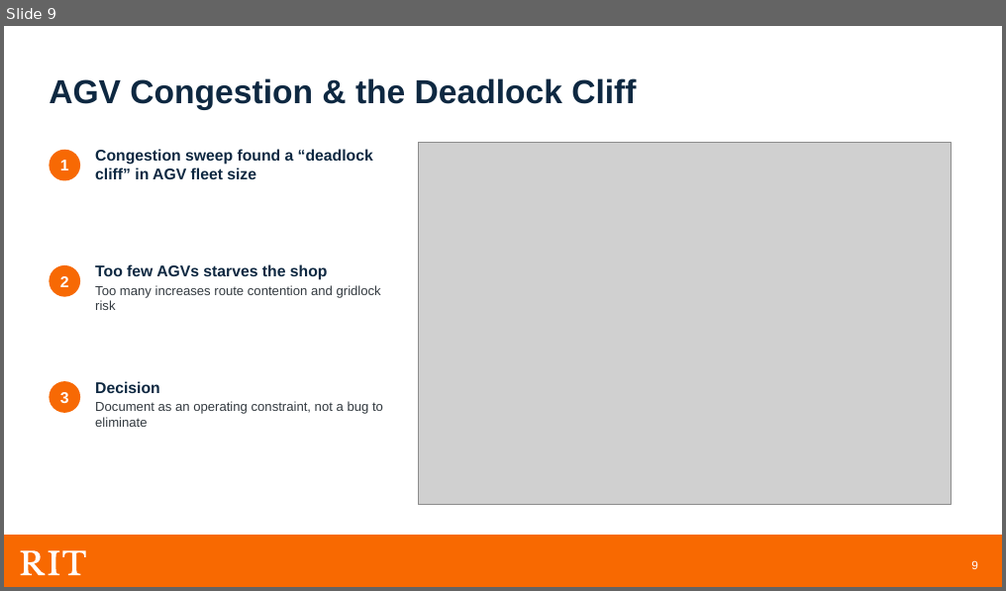
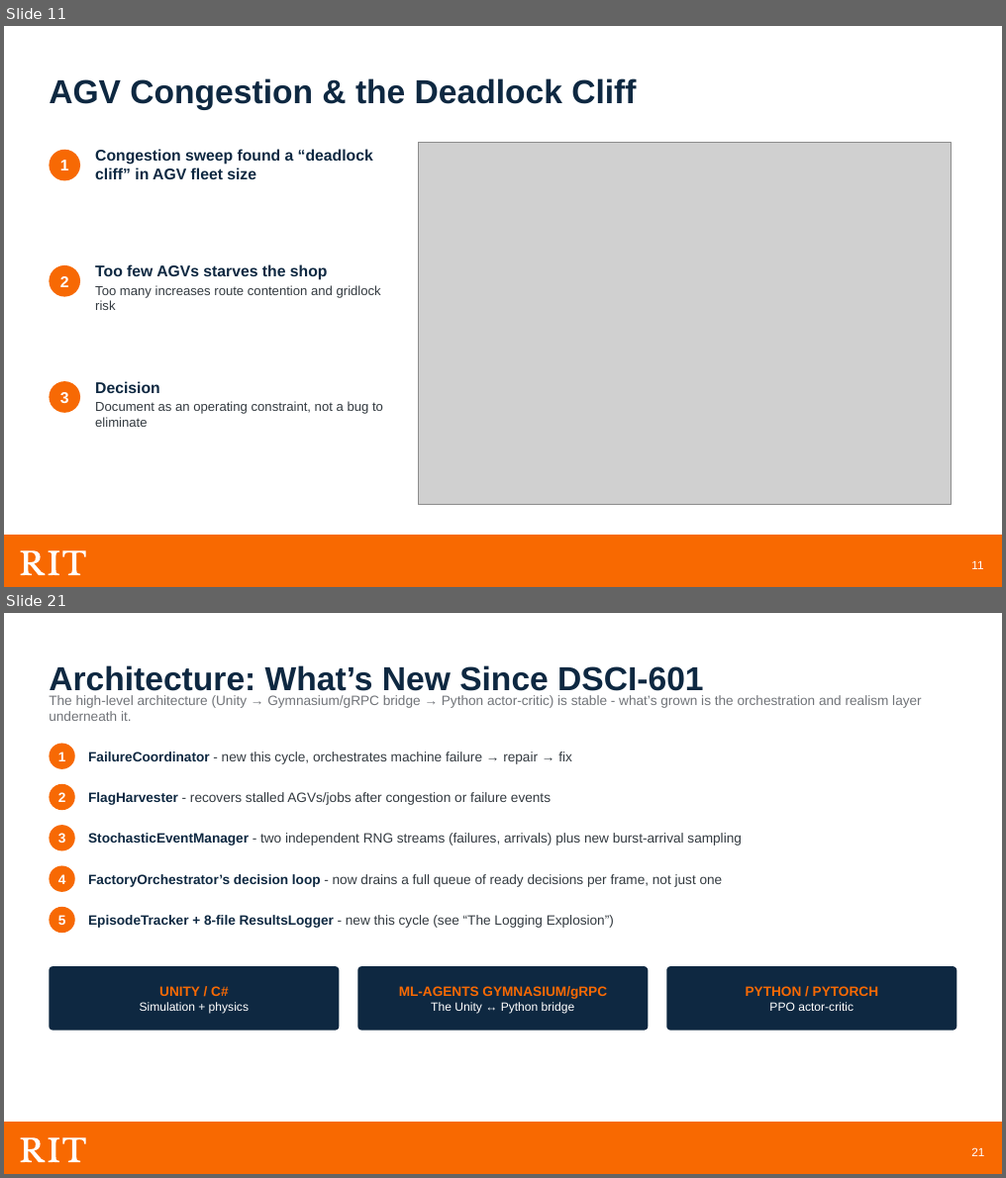
Before and after one commit to meaton96/Capstone, a slide deck: docs/presentation/Capstone_Planning_Presentation.pptx. Shown one above the other, each under a label of ours: slide 9 before the commit, slides 11 and 21 after it; the slides between them are not shown. The pictures are 1006x591 and 1006x1178 pixels, drawn with LibreOffice and Linux fonts; fonts in the diff are those of the drawing; grey boxes stand for pictures; background and template pictures are left out. Boxes give left, top, right and bottom in pixels: in the first picture for what was removed or moved away, otherwise in the second. Text is boxed around its words. In the diff, an @@ line names an element or a change of style, - is before the commit and + after.

```diff
--- a/docs/presentation/Capstone_Planning_Presentation.pptx
+++ b/docs/presentation/Capstone_Planning_Presentation.pptx
@@ slide 21 added at [4,613,1002,1174], background #FFFFFF; not listed: 7 template elements that a slide beside it also shows @@
@@ text added at [49,665,703,697], 32 pt, text #0E2841, bold @@
+Architecture: What’s New Since DSCI-601
@@ text added at [49,695,922,721], 13 pt, text #717479 @@
+The high-level architecture (Unity → Gymnasium/gRPC bridge → Python actor-critic) is stable - what’s grown is the orchestration and realism layer underneath it.
@@ ellipse added at [49,744,75,769], fill #F76904, 13 pt, text #FFFFFF, bold @@
+1
@@ text added at [88,752,572,764], 13 pt, text #333A40 @@
+FailureCoordinator - new this cycle, orchestrates machine failure → repair → fix
@@ ellipse added at [49,784,75,811], fill #F76904, 13 pt, text #FFFFFF, bold @@
+2
@@ text added at [88,792,550,805], 13 pt, text #333A40 @@
+FlagHarvester - recovers stalled AGVs/jobs after congestion or failure events
@@ ellipse added at [49,825,75,851], fill #F76904, 13 pt, text #FFFFFF, bold @@
+3
@@ text added at [88,833,742,846], 13 pt, text #333A40 @@
+StochasticEventManager - two independent RNG streams (failures, arrivals) plus new burst-arrival sampling
@@ ellipse added at [49,866,75,892], fill #F76904, 13 pt, text #FFFFFF, bold @@
+4
@@ text added at [88,874,723,887], 13 pt, text #333A40 @@
+FactoryOrchestrator’s decision loop - now drains a full queue of ready decisions per frame, not just one
@@ ellipse added at [49,907,75,934], fill #F76904, 13 pt, text #FFFFFF, bold @@
+5
@@ text added at [88,915,614,928], 13 pt, text #333A40 @@
+EpisodeTracker + 8-file ResultsLogger - new this cycle (see “The Logging Explosion”)
@@ rounded rectangle added at [49,966,340,1030], fill #0E2841, 11.5 pt, text #FFFFFF @@
+UNITY / C#
+Simulation + physics
@@ rounded rectangle added at [358,966,648,1030], fill #0E2841, 13 pt, text #F76904, bold @@
+ML-AGENTS GYMNASIUM/gRPC
+The Unity ↔ Python bridge
@@ rounded rectangle added at [666,966,957,1030], fill #0E2841, 11.5 pt, text #FFFFFF @@
+PYTHON / PYTORCH
+PPO actor-critic
@@ what was slide 9 is now slide 11 @@
@@ page number at [971,561,983,570]: text changed @@
-9
+11
```
Also in this commit, not shown: 7 other slides changed, 18 other slides added, 13 slides removed, 4 other files.
